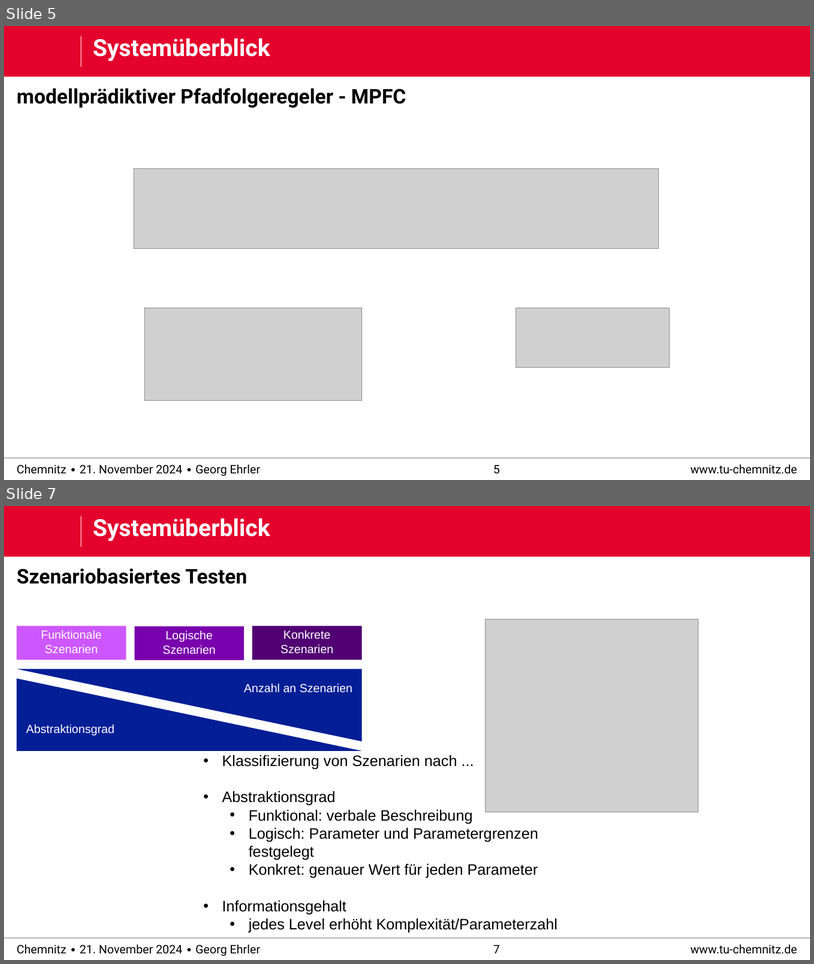
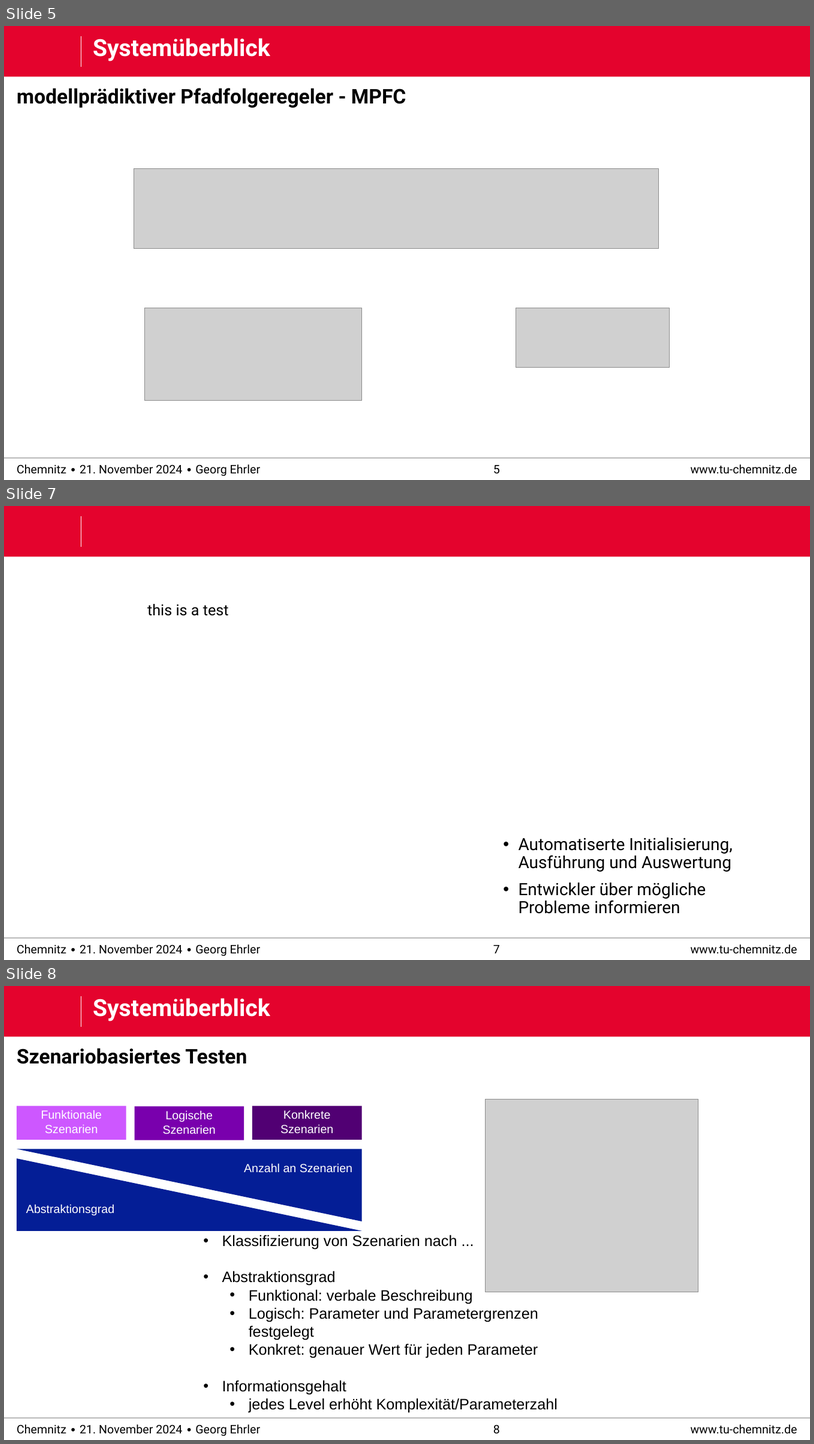
Before and after one commit to derEhrler/ACSDthesis_edited, a slide deck: defense/praktikum_defense.pptx. Shown one above the other, each under a label of ours: slides 5 and 7 before the commit, slides 5, 7 and 8 after it; the slides between them are not shown. The pictures are 814x964 and 814x1444 pixels, drawn with LibreOffice and Linux fonts; fonts in the diff are those of the drawing; grey boxes stand for pictures; background and template pictures are left out. Boxes give left, top, right and bottom in pixels: in the first picture for what was removed or moved away, otherwise in the second. Text is boxed around its words. In the diff, an @@ line names an element or a change of style, - is before the commit and + after.

```diff
--- a/defense/praktikum_defense.pptx
+++ b/defense/praktikum_defense.pptx
@@ slide 7 added at (4, 506, 810, 960), background #FFFFFF; not listed: 6 template elements that a slide beside it also shows @@
@@ text added at (147, 604, 229, 616), 18 pt, text #000000 @@
+this is a test
@@ text added at (519, 837, 732, 913), 20 pt, text #000000 @@
+• Automatiserte Initialisierung, Ausführung und Auswertung
+• Entwickler über mögliche Probleme informieren
@@ what was slide 7 is now slide 8 @@
@@ page number at (494, 1425, 500, 1434): text changed @@
-7
+8
```
Also in this commit, not shown: 1 other slide added, 1 slide removed.
